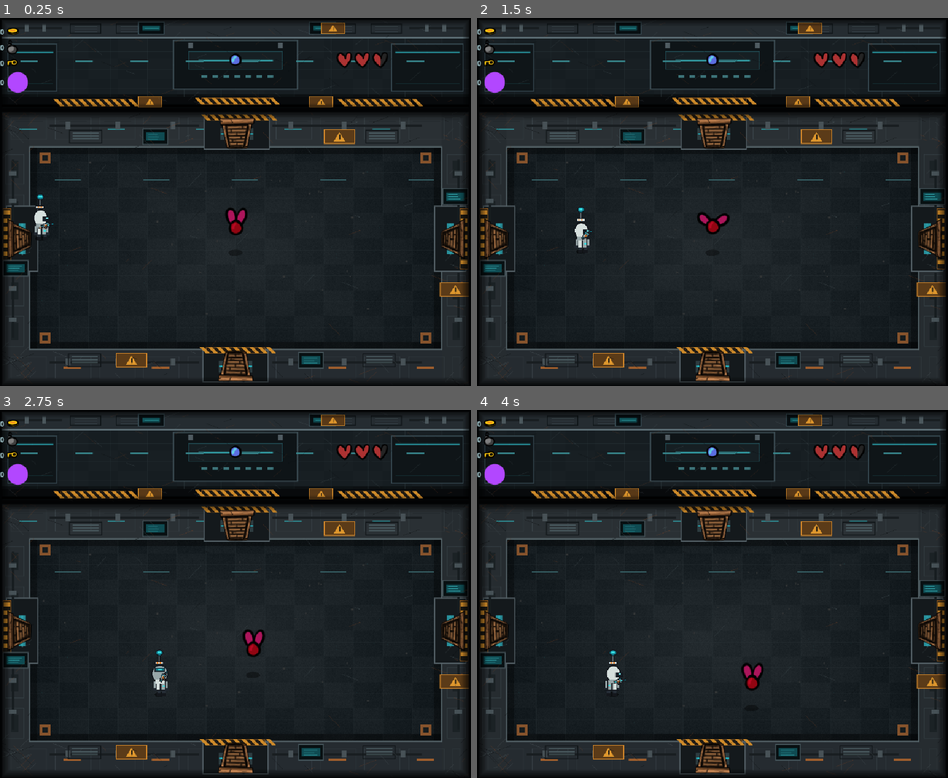
Above: before the commit, frames 1-4 (two rows, left to right).
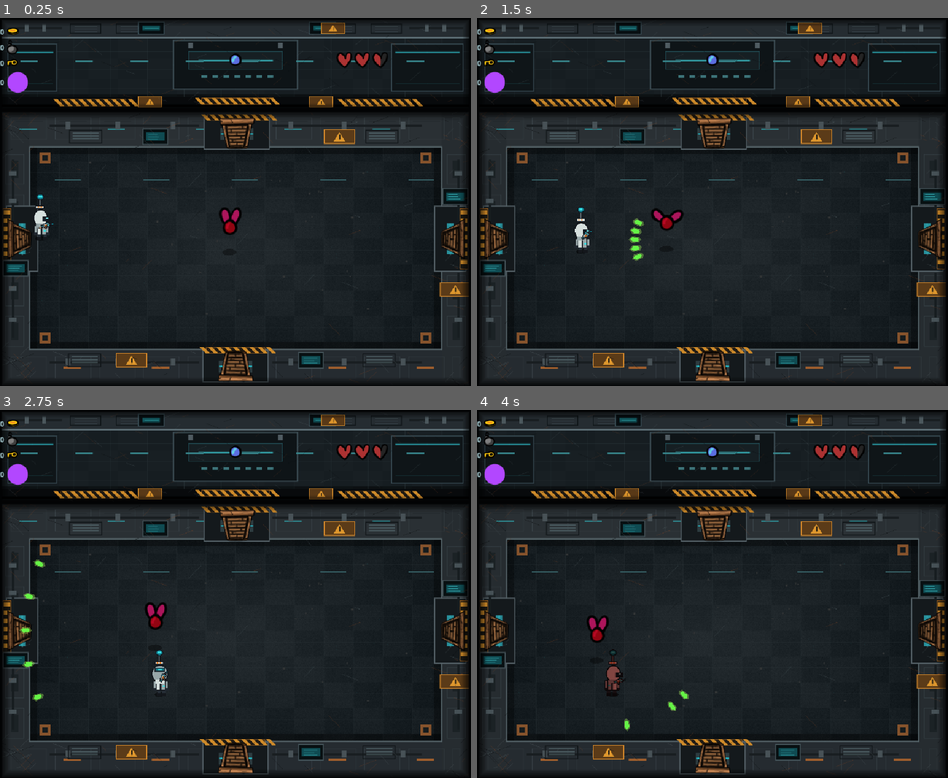
Above: after the commit, the same moments.

Repository: sjdcwejf/abandoned-lab-roguelite
Game: Godot game, scene res://tiny_wizard/room/room_types/lab_boss_room.tscn
Same seed, same stepped clock (60 frames per second), same inputs: the game is played once before the commit and once after it. This scene is started directly instead of the project's main scene.
Inputs (mouse positions are in pixels of both pictures, inside the frame that each line leads up to):
- Up to frame 1 (0.25 s): no input
- Up to frame 2 (1.5 s): tap Enter at 0.5 s; move the mouse to (816, 183) at 0.52 s; hold D (player_right) 0.53-1.28 s; tap E (drop_bomb) at 0.6 s; move the mouse to (618, 220) at 1.27 s; hold S (player_down) from 1.28 s (still down); click (618, 220) at 1.35 s
- Up to frame 3 (2.75 s): move the mouse to (282, 513) at 2.02 s; release S (player_down) at 2.03 s; hold D (player_right) from 2.03 s (still down); tap F (interact) at 2.1 s
- Up to frame 4 (4 s): move the mouse to (688, 667) at 2.77 s; release D (player_right) at 2.78 s; hold Up (player_shoot_up) 2.78-3.53 s; right-click (688, 667) at 2.85 s; move the mouse to (853, 649) at 3.52 s; hold A (player_left) from 3.53 s (still down); tap E (drop_bomb) at 3.6 s

The runs differ from the first frame. In frame 1, 0.3% of the frame differs, in the area x 46-53%, y 51-60%; in frame 2, 0.7%; in frame 3, 0.7%; in frame 4, 0.8%, in the area x 23-61%, y 55-88%.

Commit message:
Add fusion boss combat prototype

Diff:
--- /dev/null
+++ b/tiny_wizard/enemies/fusion_boss/fusion_boss.gd
@@ -0,0 +1,172 @@
+extends "res://tiny_wizard/enemies/protomatter_drop_enemy.gd"
+
+
+signal boss_stats_changed(current_life: int, max_life: int)
+signal boss_defeated
+
+const DEFAULT_SUMMON_SCENE := preload("res://tiny_wizard/enemies/black_fly/black_fly.tscn")
+const POISON_PROJECTILE_SCENE := preload("res://tiny_wizard/enemies/fusion_boss/fusion_poison_projectile.tscn")
+
+@export var boss_display_name := "Prototype Fusion"
+@export var far_distance := 270.0
+@export var mid_distance := 120.0
+@export var chase_speed_multiplier := 1.0
+@export var charge_cooldown := 4.0
+@export var charge_duration := 0.42
+@export var charge_speed_multiplier := 2.55
+@export var spit_cooldown := 2.1
+@export var spit_range := 360.0
+@export_range(1, 9, 1) var spit_projectile_count := 5
+@export var spit_spread_degrees := 44.0
+@export_range(0.05, 0.9, 0.01) var low_health_threshold := 0.35
+@export var low_health_speed_multiplier := 1.35
+@export var low_health_summon_cooldown := 8.0
+@export_range(0, 6, 1) var low_health_max_summons := 2
+@export var summon_scene: PackedScene
+@export_range(0, 12, 1) var death_burst_count := 6
+@export var death_burst_scale := 2.0
+
+var _base_max_speed := 70.0
+var _defeated := false
+var _summoned_minions: Array[Node] = []
+
+
+func _ready() -> void:
+	super._ready()
+	protomatter_drop_chance = 1.0
+	protomatter_min_drop = maxi(protomatter_min_drop, 5)
+	protomatter_max_drop = maxi(protomatter_max_drop, 8)
+	if physics_stats != null:
+		_base_max_speed = physics_stats.max_speed
+	if character_stats != null:
+		var stats_changed_callable := Callable(self, "_on_character_stats_changed")
+		if not character_stats.stats_changed.is_connected(stats_changed_callable):
+			character_stats.stats_changed.connect(stats_changed_callable)
+	_emit_boss_stats_changed()
+
+
+func hit(damage := 1, from := Vector2.ZERO) -> void:
+	if _defeated:
+		return
+	super.hit(damage, from)
+	_emit_boss_stats_changed()
+
+
+func die() -> void:
+	if _defeated:
+		return
+
+	_defeated = true
+	_spawn_death_burst()
+	_emit_boss_stats_changed()
+	boss_defeated.emit()
+	super.die()
+
+
+func is_low_health() -> bool:
+	if character_stats == null or character_stats.max_life <= 0:
+		return false
+	return float(character_stats.current_life) / float(character_stats.max_life) <= low_health_threshold
+
+
+func get_base_speed_multiplier() -> float:
+	var multiplier := chase_speed_multiplier
+	if is_low_health():
+		multiplier *= low_health_speed_multiplier
+	return multiplier
+
+
+func set_movement_speed_multiplier(multiplier: float) -> void:
+	if physics_stats == null:
+		return
+	physics_stats.max_speed = _base_max_speed * multiplier
+
+
+func request_poison_spit(target_position: Vector2) -> void:
+	var effect_parent := _get_drop_parent()
+	if effect_parent == null:
+		return
+
+	var origin := global_position + Vector2(0.0, -22.0)
+	var base_direction := origin.direction_to(target_position)
+	if base_direction.length() < 0.01:
+		base_direction = Vector2.RIGHT
+
+	var projectile_count := maxi(1, spit_projectile_count)
+	var spread_radians := deg_to_rad(spit_spread_degrees)
+	for index in range(projectile_count):
+		var ratio := 0.5
+		if projectile_count > 1:
+			ratio = float(index) / float(projectile_count - 1)
+		var angle_offset := lerpf(-spread_radians * 0.5, spread_radians * 0.5, ratio)
+		var projectile := POISON_PROJECTILE_SCENE.instantiate() as Node2D
+		if projectile == null:
+			continue
+
+		if effect_parent is Node2D:
+			projectile.position = (effect_parent as Node2D).to_local(origin)
+		else:
+			projectile.global_position = origin
+		projectile.call("setup", base_direction.rotated(angle_offset))
+		effect_parent.call_deferred("add_child", projectile)
+
+
+func request_low_health_summon() -> bool:
+	if low_health_max_summons <= 0:
+		return false
+
+	_prune_summoned_minions()
+	if _summoned_minions.size() >= low_health_max_summons:
+		return false
+
+	var enemies_parent := get_parent()
+	if enemies_parent == null:
+		return false
+
+	var scene_to_spawn := summon_scene
+	if scene_to_spawn == null:
+		scene_to_spawn = DEFAULT_SUMMON_SCENE
+
+	var minion := scene_to_spawn.instantiate() as Node2D
+	if minion == null:
+		return false
+
+	var angle := randf() * TAU
+	var spawn_position := global_position + Vector2.from_angle(angle) * randf_range(70.0, 105.0)
+	if enemies_parent is Node2D:
+		minion.position = (enemies_parent as Node2D).to_local(spawn_position)
+	else:
+		minion.global_position = spawn_position
+	minion.process_mode = Node.PROCESS_MODE_INHERIT
+	_summoned_minions.append(minion)
+	enemies_parent.call_deferred("add_child", minion)
+	return true
+
+
+func _on_character_stats_changed() -> void:
+	_emit_boss_stats_changed()
+
+
+func _emit_boss_stats_changed() -> void:
+	if character_stats == null:
+		return
+	boss_stats_changed.emit(character_stats.current_life, character_stats.max_life)
+
+
+func _spawn_death_burst() -> void:
+	if death_burst_count <= 0:
+		return
+
+	var original_scale := green_blood_splatter_scale
+	green_blood_splatter_scale = death_burst_scale
+	for index in range(death_burst_count):
+		var direction := Vector2.RIGHT.rotated(randf() * TAU)
+		_spawn_green_blood_splatter(direction)
+	green_blood_splatter_scale = original_scale
+
+
+func _prune_summoned_minions() -> void:
+	for index in range(_summoned_minions.size() - 1, -1, -1):
+		var minion := _summoned_minions[index]
+		if minion == null or not is_instance_valid(minion) or minion.is_queued_for_deletion():
+			_summoned_minions.remove_at(index)
--- /dev/null
+++ b/tiny_wizard/enemies/fusion_boss/fusion_boss_behavior.gd
@@ -0,0 +1,114 @@
+extends QuiverCharacterBehavior
+
+
+@onready var player_detector := $PlayerDetector
+
+var _charge_cooldown_remaining := randf_range(1.0, 2.2)
+var _charge_time_remaining := 0.0
+var _spit_cooldown_remaining := randf_range(0.8, 1.4)
+var _summon_cooldown_remaining := 3.0
+var _charge_direction := Vector2.RIGHT
+var _strafe_direction := 1.0
+
+
+func _process(delta: float) -> void:
+	var boss := get_parent()
+	if boss == null:
+		return
+
+	_charge_cooldown_remaining = maxf(0.0, _charge_cooldown_remaining - delta)
+	_spit_cooldown_remaining = maxf(0.0, _spit_cooldown_remaining - delta)
+	_summon_cooldown_remaining = maxf(0.0, _summon_cooldown_remaining - delta)
+
+	if _charge_time_remaining > 0.0:
+		_charge_time_remaining -= delta
+		action.moving_direction = _charge_direction
+		_set_boss_speed(boss, _get_boss_float(boss, "charge_speed_multiplier", 2.55))
+		return
+
+	var has_target: bool = player_detector != null and player_detector.player_is_in_range()
+	if not has_target:
+		action.moving_direction = Vector2.ZERO
+		_set_boss_speed(boss, 1.0)
+		return
+
+	var target_position: Vector2 = player_detector.get_player_position()
+	var to_target := global_position.direction_to(target_position)
+	var distance := global_position.distance_to(target_position)
+	var base_multiplier := _get_base_speed_multiplier(boss)
+
+	if bool(boss.call("is_low_health")):
+		_try_summon(boss)
+
+	if distance >= _get_boss_float(boss, "far_distance", 270.0):
+		if _charge_cooldown_remaining <= 0.0:
+			_start_charge(boss, to_target, base_multiplier)
+		else:
+			action.moving_direction = to_target
+			_set_boss_speed(boss, base_multiplier)
+		return
+
+	if distance >= _get_boss_float(boss, "mid_distance", 120.0):
+		action.moving_direction = to_target
+		_set_boss_speed(boss, base_multiplier)
+		_try_spit(boss, target_position)
+		return
+
+	var lateral_direction := to_target.rotated(PI * 0.5 * _strafe_direction)
+	action.moving_direction = lateral_direction - to_target * 0.25
+	_set_boss_speed(boss, base_multiplier)
+	_try_spit(boss, target_position)
+
+
+func on_wall_collision(collision: KinematicCollision2D) -> void:
+	_strafe_direction *= -1.0
+	action.moving_direction = collision.get_normal()
+
+
+func _start_charge(boss: Node, direction: Vector2, base_multiplier: float) -> void:
+	if direction.length() < 0.01:
+		direction = Vector2.RIGHT
+	_charge_direction = direction.normalized()
+	_charge_time_remaining = _get_boss_float(boss, "charge_duration", 0.42)
+	_charge_cooldown_remaining = _get_boss_float(boss, "charge_cooldown", 4.0)
+	action.moving_direction = _charge_direction
+	_set_boss_speed(boss, base_multiplier * _get_boss_float(boss, "charge_speed_multiplier", 2.55))
+
+
+func _try_spit(boss: Node, target_position: Vector2) -> void:
+	if _spit_cooldown_remaining > 0.0:
+		return
+	if global_position.distance_to(target_position) > _get_boss_float(boss, "spit_range", 360.0):
+		return
+
+	boss.call("request_poison_spit", target_position)
+	_spit_cooldown_remaining = _get_boss_float(boss, "spit_cooldown", 2.1)
+
+
+func _try_summon(boss: Node) -> void:
+	if _summon_cooldown_remaining > 0.0:
+		return
+
+	var summoned := bool(boss.call("request_low_health_summon"))
+	var cooldown := _get_boss_float(boss, "low_health_summon_cooldown", 8.0)
+	_summon_cooldown_remaining = cooldown if summoned else 1.0
+
+
+func _set_boss_speed(boss: Node, multiplier: float) -> void:
+	if boss.has_method("set_movement_speed_multiplier"):
+		boss.call("set_movement_speed_multiplier", multiplier)
+	elif physics_stats != null:
+		physics_stats.max_speed *= multiplier
+
+
+func _get_base_speed_multiplier(boss: Node) -> float:
+	if boss.has_method("get_base_speed_multiplier"):
+		return float(boss.call("get_base_speed_multiplier"))
+	return 1.0
+
+
+func _get_boss_float(boss: Node, property_name: StringName, fallback: float) -> float:
+	var value: Variant = boss.get(property_name)
+	if value == null:
+		return fallback
+	return float(value)
--- /dev/null
+++ b/tiny_wizard/enemies/fusion_boss/fusion_poison_projectile.gd
@@ -0,0 +1,39 @@
+extends Area2D
+
+
+@export var speed := 230.0
+@export var damage := 1
+@export var lifetime := 2.4
+
+var _direction := Vector2.RIGHT
+var _has_hit_target := false
+
+
+func setup(direction: Vector2) -> void:
+	if direction.length() > 0.01:
+		_direction = direction.normalized()
+	rotation = _direction.angle()
+
+
+func _ready() -> void:
+	body_entered.connect(_on_body_entered)
+
+
+func _physics_process(delta: float) -> void:
+	lifetime -= delta
+	if lifetime <= 0.0:
+		queue_free()
+		return
+
+	global_position += _direction * speed * delta
+
+
+func _on_body_entered(body: Node) -> void:
+	if _has_hit_target:
+		return
+	if not body.has_method("hit"):
+		return
+
+	_has_hit_target = true
+	body.call("hit", damage, _direction)
+	queue_free()
--- /dev/null
+++ b/tiny_wizard/enemies/fusion_boss/fusion_poison_projectile.tscn
@@ -0,0 +1,23 @@
+[gd_scene load_steps=3 format=3]
+
+[ext_resource type="Script" path="res://tiny_wizard/enemies/fusion_boss/fusion_poison_projectile.gd" id="1_projectile"]
+
+[sub_resource type="CircleShape2D" id="CircleShape2D_poison"]
+radius = 7.0
+
+[node name="FusionPoisonProjectile" type="Area2D"]
+collision_layer = 0
+collision_mask = 2
+script = ExtResource("1_projectile")
+
+[node name="Visual" type="Polygon2D" parent="."]
+color = Color(0.25, 1, 0.23, 0.92)
+polygon = PackedVector2Array(9, 0, 4, 5, -7, 4, -10, 0, -7, -4, 4, -5)
+
+[node name="Glow" type="Polygon2D" parent="."]
+color = Color(0.7, 1, 0.38, 0.35)
+scale = Vector2(1.45, 1.45)
+polygon = PackedVector2Array(9, 0, 4, 5, -7, 4, -10, 0, -7, -4, 4, -5)
+
+[node name="CollisionShape2D" type="CollisionShape2D" parent="."]
+shape = SubResource("CircleShape2D_poison")
--- /dev/null
+++ b/tiny_wizard/gui/boss_health_ui/boss_health_ui.gd
@@ -0,0 +1,141 @@
+extends CanvasLayer
+
+
+var _boss: Node
+var _panel: PanelContainer
+var _name_label: Label
+var _health_bar: ProgressBar
+var _value_label: Label
+
+
+func _ready() -> void:
+	layer = 45
+	_build_ui()
+	visible = false
+
+
+func bind_boss(boss: Node) -> void:
+	_boss = boss
+	if _boss == null:
+		return
+
+	var display_name := str(_boss.get("boss_display_name"))
+	if display_name.strip_edges().is_empty():
+		display_name = "Fusion Node"
+	_name_label.text = display_name
+
+	if _boss.has_signal("boss_stats_changed"):
+		var stats_callable := Callable(self, "_on_boss_stats_changed")
+		if not _boss.is_connected("boss_stats_changed", stats_callable):
+			_boss.connect("boss_stats_changed", stats_callable)
+
+	var tree_exited_callable := Callable(self, "_on_boss_tree_exited")
+	if not _boss.tree_exited.is_connected(tree_exited_callable):
+		_boss.tree_exited.connect(tree_exited_callable)
+
+	var stats := _boss.get("character_stats") as QuiverCharacterStats
+	if stats != null:
+		_on_boss_stats_changed(stats.current_life, stats.max_life)
+
+
+func show_bar() -> void:
+	if _boss == null or not is_instance_valid(_boss):
+		return
+	visible = true
+
+
+func hide_bar() -> void:
+	visible = false
+
+
+func _build_ui() -> void:
+	_panel = PanelContainer.new()
+	_panel.anchor_left = 0.5
+	_panel.anchor_right = 0.5
+	_panel.anchor_top = 0.0
+	_panel.anchor_bottom = 0.0
+	_panel.offset_left = -240.0
+	_panel.offset_right = 240.0
+	_panel.offset_top = 24.0
+	_panel.offset_bottom = 84.0
+	_panel.mouse_filter = Control.MOUSE_FILTER_IGNORE
+	add_child(_panel)
+
+	var panel_style := StyleBoxFlat.new()
+	panel_style.bg_color = Color(0.02, 0.055, 0.06, 0.88)
+	panel_style.border_color = Color(0.25, 0.95, 0.6, 0.72)
+	panel_style.border_width_left = 2
+	panel_style.border_width_top = 2
+	panel_style.border_width_right = 2
+	panel_style.border_width_bottom = 2
+	panel_style.corner_radius_top_left = 4
+	panel_style.corner_radius_top_right = 4
+	panel_style.corner_radius_bottom_left = 4
+	panel_style.corner_radius_bottom_right = 4
+	_panel.add_theme_stylebox_override("panel", panel_style)
+
+	var margin := MarginContainer.new()
+	margin.add_theme_constant_override("margin_left", 14)
+	margin.add_theme_constant_override("margin_top", 8)
+	margin.add_theme_constant_override("margin_right", 14)
+	margin.add_theme_constant_override("margin_bottom", 8)
+	_panel.add_child(margin)
+
+	var layout := VBoxContainer.new()
+	layout.add_theme_constant_override("separation", 5)
+	margin.add_child(layout)
+
+	var header := HBoxContainer.new()
+	layout.add_child(header)
+
+	_name_label = Label.new()
+	_name_label.text = "Fusion Node"
+	_name_label.add_theme_color_override("font_color", Color(0.76, 1.0, 0.86))
+	_name_label.add_theme_font_size_override("font_size", 14)
+	header.add_child(_name_label)
+
+	var spacer := Control.new()
+	spacer.size_flags_horizontal = Control.SIZE_EXPAND_FILL
+	header.add_child(spacer)
+
+	_value_label = Label.new()
+	_value_label.text = "0 / 0"
+	_value_label.add_theme_color_override("font_color", Color(0.85, 0.98, 0.9))
+	_value_label.add_theme_font_size_override("font_size", 12)
+	header.add_child(_value_label)
+
+	_health_bar = ProgressBar.new()
+	_health_bar.custom_minimum_size = Vector2(452, 16)
+	_health_bar.show_percentage = false
+	layout.add_child(_health_bar)
+
+	var background_style := StyleBoxFlat.new()
+	background_style.bg_color = Color(0.08, 0.12, 0.13, 0.95)
+	background_style.corner_radius_top_left = 3
+	background_style.corner_radius_top_right = 3
+	background_style.corner_radius_bottom_left = 3
+	background_style.corner_radius_bottom_right = 3
+	_health_bar.add_theme_stylebox_override("background", background_style)
+
+	var fill_style := StyleBoxFlat.new()
+	fill_style.bg_color = Color(0.25, 0.95, 0.34, 0.95)
+	fill_style.corner_radius_top_left = 3
+	fill_style.corner_radius_top_right = 3
+	fill_style.corner_radius_bottom_left = 3
+	fill_style.corner_radius_bottom_right = 3
+	_health_bar.add_theme_stylebox_override("fill", fill_style)
+
+
+func _on_boss_stats_changed(current_life: int, max_life: int) -> void:
+	if _health_bar == null:
+		return
+
+	var safe_max_life := maxi(1, max_life)
+	var shown_life := clampi(current_life, 0, safe_max_life)
+	_health_bar.max_value = safe_max_life
+	_health_bar.value = shown_life
+	_value_label.text = "%d / %d" % [shown_life, safe_max_life]
+
+
+func _on_boss_tree_exited() -> void:
+	hide_bar()
--- a/tiny_wizard/room/formal_boss_room.gd
+++ b/tiny_wizard/room/formal_boss_room.gd
@@ -1,5 +1,10 @@
 extends Room
 
+
+const BOSS_HEALTH_UI_SCRIPT := preload("res://tiny_wizard/gui/boss_health_ui/boss_health_ui.gd")
+
+var _boss_health_ui: CanvasLayer
+var _boss_node: Node
 
 @onready var exit_black_hole := $ExitBlackHole as LabBlackHole
 
@@ -8,8 +13,43 @@
 	super._ready()
 	if exit_black_hole != null:
 		exit_black_hole.set_active(false)
+	_boss_node = $Enemies.get_node_or_null("PrototypeBoss")
+	_setup_boss_health_ui()
+	_connect_boss_signals()
+
+
+func enter_room() -> void:
+	super.enter_room()
+	if _boss_health_ui != null and not is_cleared and _boss_node != null and is_instance_valid(_boss_node):
+		_boss_health_ui.call("show_bar")
 
 
 func _on_room_cleared() -> void:
+	if _boss_health_ui != null:
+		_boss_health_ui.call("hide_bar")
 	if exit_black_hole != null:
 		exit_black_hole.set_active(true)
+
+
+func _setup_boss_health_ui() -> void:
+	_boss_health_ui = BOSS_HEALTH_UI_SCRIPT.new() as CanvasLayer
+	if _boss_health_ui == null:
+		return
+	add_child(_boss_health_ui)
+	if _boss_node != null:
+		_boss_health_ui.call("bind_boss", _boss_node)
+
+
+func _connect_boss_signals() -> void:
+	if _boss_node == null or not _boss_node.has_signal("boss_defeated"):
+		return
+
+	var defeated_callable := Callable(self, "_on_boss_defeated")
+	if not _boss_node.is_connected("boss_defeated", defeated_callable):
+		_boss_node.connect("boss_defeated", defeated_callable)
+
+
+func _on_boss_defeated() -> void:
+	for direction in [Direction.RIGHT, Direction.DOWN, Direction.LEFT, Direction.UP]:
+		open_door(direction)
+	_mark_room_cleared()
--- a/tiny_wizard/room/room_types/lab_boss_room.tscn
+++ b/tiny_wizard/room/room_types/lab_boss_room.tscn
@@ -6,6 +6,8 @@
 [ext_resource type="Script" path="res://top-down-shooter-core/character/character_stats/physics_stats.gd" id="4_physics"]
 [ext_resource type="Script" path="res://tiny_wizard/room/formal_boss_room.gd" id="5_boss_script"]
 [ext_resource type="PackedScene" path="res://tiny_wizard/interactable_objects/black_hole/black_hole.tscn" id="6_black_hole"]
+[ext_resource type="Script" path="res://tiny_wizard/enemies/fusion_boss/fusion_boss.gd" id="7_fusion_boss"]
+[ext_resource type="Script" path="res://tiny_wizard/enemies/fusion_boss/fusion_boss_behavior.gd" id="8_fusion_behavior"]
 
 [sub_resource type="Resource" id="Resource_boss_stats"]
 resource_local_to_scene = true
@@ -20,6 +22,9 @@
 friction = 0.1
 impulse_force = 250.0
 
+[sub_resource type="CircleShape2D" id="CircleShape2D_boss_detector"]
+radius = 520.0
+
 [node name="Room" instance=ExtResource("1_room")]
 script = ExtResource("5_boss_script")
 
@@ -27,15 +32,23 @@
 modulate = Color(1, 0.28, 0.36, 1)
 position = Vector2(512, 310)
 scale = Vector2(1.35, 1.35)
+script = ExtResource("7_fusion_boss")
 character_stats = SubResource("Resource_boss_stats")
 physics_stats = SubResource("Resource_boss_physics")
+boss_display_name = "Fusion Node: Entropy Strain"
 protomatter_drop_chance = 1.0
-protomatter_min_drop = 3
-protomatter_max_drop = 5
+protomatter_min_drop = 5
+protomatter_max_drop = 8
 green_blood_splatter_scale = 1.6
 
 [node name="Visual" parent="Enemies/PrototypeBoss" index="0"]
 modulate = Color(0.85, 0.35, 1, 1)
+
+[node name="Behavior" parent="Enemies/PrototypeBoss" index="1"]
+script = ExtResource("8_fusion_behavior")
+
+[node name="CollisionShape2D" parent="Enemies/PrototypeBoss/Behavior/PlayerDetector" index="0"]
+shape = SubResource("CircleShape2D_boss_detector")
 
 [node name="ExitBlackHole" parent="." index="7" instance=ExtResource("6_black_hole")]
 position = Vector2(512, 400)
--- a/tiny_wizard/room/room_types/lab_tutorial_boss_room.tscn
+++ b/tiny_wizard/room/room_types/lab_tutorial_boss_room.tscn
@@ -6,6 +6,8 @@
 [ext_resource type="Script" path="res://top-down-shooter-core/character/character_stats/character_stats.gd" id="4_stats"]
 [ext_resource type="Script" path="res://top-down-shooter-core/character/character_stats/physics_stats.gd" id="5_physics"]
 [ext_resource type="PackedScene" path="res://tiny_wizard/interactable_objects/black_hole/black_hole.tscn" id="6_black_hole"]
+[ext_resource type="Script" path="res://tiny_wizard/enemies/fusion_boss/fusion_boss.gd" id="7_fusion_boss"]
+[ext_resource type="Script" path="res://tiny_wizard/enemies/fusion_boss/fusion_boss_behavior.gd" id="8_fusion_behavior"]
 
 [sub_resource type="Resource" id="Resource_tutorial_boss_stats"]
 resource_local_to_scene = true
@@ -20,6 +22,9 @@
 friction = 0.1
 impulse_force = 250.0
 
+[sub_resource type="CircleShape2D" id="CircleShape2D_boss_detector"]
+radius = 520.0
+
 [node name="Room" instance=ExtResource("1_base_room")]
 script = ExtResource("2_script")
 lab_room_type = "tutorial_boss"
@@ -29,16 +34,24 @@
 modulate = Color(1, 0.28, 0.36, 1)
 position = Vector2(512, 310)
 scale = Vector2(1.35, 1.35)
+script = ExtResource("7_fusion_boss")
 character_stats = SubResource("Resource_tutorial_boss_stats")
 physics_stats = SubResource("Resource_tutorial_boss_physics")
+boss_display_name = "Low-Grade Fusion"
 protomatter_drop_chance = 1.0
-protomatter_min_drop = 3
-protomatter_max_drop = 5
+protomatter_min_drop = 5
+protomatter_max_drop = 8
 green_blood_splatter_scale = 1.6
 
 [node name="Visual" parent="Enemies/PrototypeBoss" index="0"]
 modulate = Color(0.85, 0.35, 1, 1)
 
+[node name="Behavior" parent="Enemies/PrototypeBoss" index="1"]
+script = ExtResource("8_fusion_behavior")
+
+[node name="CollisionShape2D" parent="Enemies/PrototypeBoss/Behavior/PlayerDetector" index="0"]
+shape = SubResource("CircleShape2D_boss_detector")
+
 [node name="ExitBlackHole" parent="." index="7" instance=ExtResource("6_black_hole")]
 position = Vector2(512, 430)
 
--- a/tiny_wizard/room/tutorial_boss_room.gd
+++ b/tiny_wizard/room/tutorial_boss_room.gd
@@ -3,8 +3,12 @@
 
 signal tutorial_boss_defeated
 
+const BOSS_HEALTH_UI_SCRIPT := preload("res://tiny_wizard/gui/boss_health_ui/boss_health_ui.gd")
+
 var _boss_defeated := false
 var _reward_drop_origin := Vector2.ZERO
+var _boss_health_ui: CanvasLayer
+var _boss_node: Node
 
 @onready var exit_black_hole := $ExitBlackHole as LabBlackHole
 
@@ -13,6 +17,15 @@
 	super._ready()
 	if exit_black_hole != null:
 		exit_black_hole.set_active(false)
+	_boss_node = $Enemies.get_node_or_null("PrototypeBoss")
+	_setup_boss_health_ui()
+	_connect_boss_signals()
+
+
+func enter_room() -> void:
+	super.enter_room()
+	if _boss_health_ui != null and not _boss_defeated and _boss_node != null and is_instance_valid(_boss_node):
+		_boss_health_ui.call("show_bar")
 
 
 func _on_enemies_child_exiting_tree(node: Node) -> void:
@@ -22,12 +35,7 @@
 	if $Enemies.get_child_count() != 1:
 		return
 
-	_boss_defeated = true
-	if node is Node2D:
-		_reward_drop_origin = (node as Node2D).global_position
-	else:
-		_reward_drop_origin = get_room_global_position() + ROOM_SIZE * 0.5
-	tutorial_boss_defeated.emit()
+	_complete_boss_defeat(node)
 
 
 func activate_exit_black_hole() -> void:
@@ -39,3 +47,39 @@
 	if _reward_drop_origin == Vector2.ZERO:
 		return get_room_global_position() + ROOM_SIZE * 0.5
 	return _reward_drop_origin
+
+
+func _setup_boss_health_ui() -> void:
+	_boss_health_ui = BOSS_HEALTH_UI_SCRIPT.new() as CanvasLayer
+	if _boss_health_ui == null:
+		return
+	add_child(_boss_health_ui)
+	if _boss_node != null:
+		_boss_health_ui.call("bind_boss", _boss_node)
+
+
+func _connect_boss_signals() -> void:
+	if _boss_node == null or not _boss_node.has_signal("boss_defeated"):
+		return
+
+	var defeated_callable := Callable(self, "_on_boss_defeated")
+	if not _boss_node.is_connected("boss_defeated", defeated_callable):
+		_boss_node.connect("boss_defeated", defeated_callable)
+
+
+func _on_boss_defeated() -> void:
+	_complete_boss_defeat(_boss_node)
+
+
+func _complete_boss_defeat(node: Node) -> void:
+	if _boss_defeated:
+		return
+
+	_boss_defeated = true
+	if _boss_health_ui != null:
+		_boss_health_ui.call("hide_bar")
+	if node is Node2D:
+		_reward_drop_origin = (node as Node2D).global_position
+	else:
+		_reward_drop_origin = get_room_global_position() + ROOM_SIZE * 0.5
+	tutorial_boss_defeated.emit()
Not shown, added: tiny_wizard/enemies/fusion_boss/fusion_boss.gd.uid
Not shown, added: tiny_wizard/enemies/fusion_boss/fusion_boss_behavior.gd.uid
Not shown, added: tiny_wizard/enemies/fusion_boss/fusion_poison_projectile.gd.uid
Not shown, added: tiny_wizard/gui/boss_health_ui/boss_health_ui.gd.uid
Not shown: 1 places in tiny_wizard/room/room_types/lab_boss_room.tscn that only renumber resources
Not shown: 1 places in tiny_wizard/room/room_types/lab_tutorial_boss_room.tscn that only renumber resources
Not shown, changed: CHANGELOG.md
